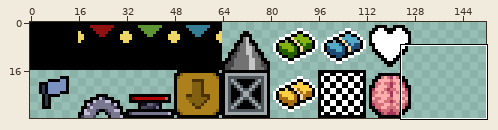
Sprite sheet -- assets/tilemaps/tiles.png. Above: a wide view before the commit, with the close-up outlined.
Close-up. Before the commit:
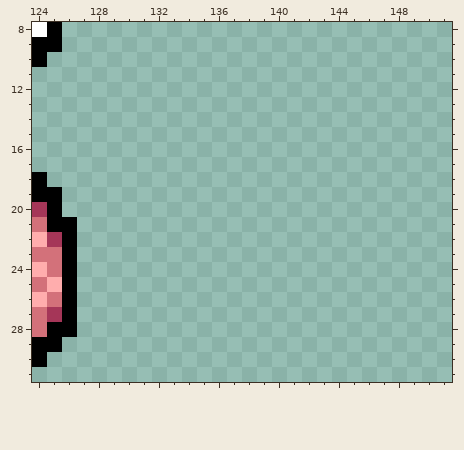
The file is 160x32 pixels. Colours within 5 levels of each other are drawn and written as one. Shown: x 124..151, y 8..31. The wide view leaves out empty margins.
The result:
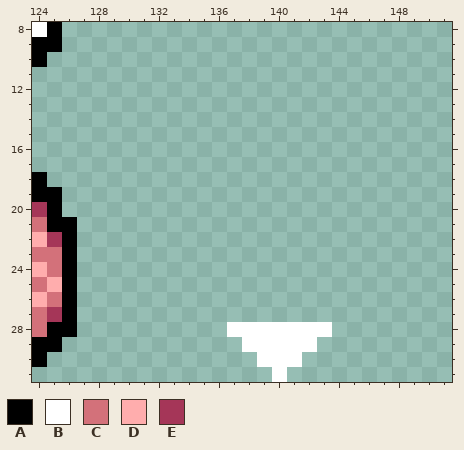
Palette (. is transparent): A #000000  B #ffffff  C #d3717a  D #ffadad  E #a53658
From old to new:
@@ x 135..145 @@
 27 ...........
-28 ...........
-29 ...........
-30 ...........
-31 ...........
+28 ..BBBBBBB..
+29 ...BBBBB...
+30 ....BBB....
+31 .....B.....
Pixel boxes of the changes (left, top, right, bottom) in both close-ups:
added: (227, 322, 332, 382)
